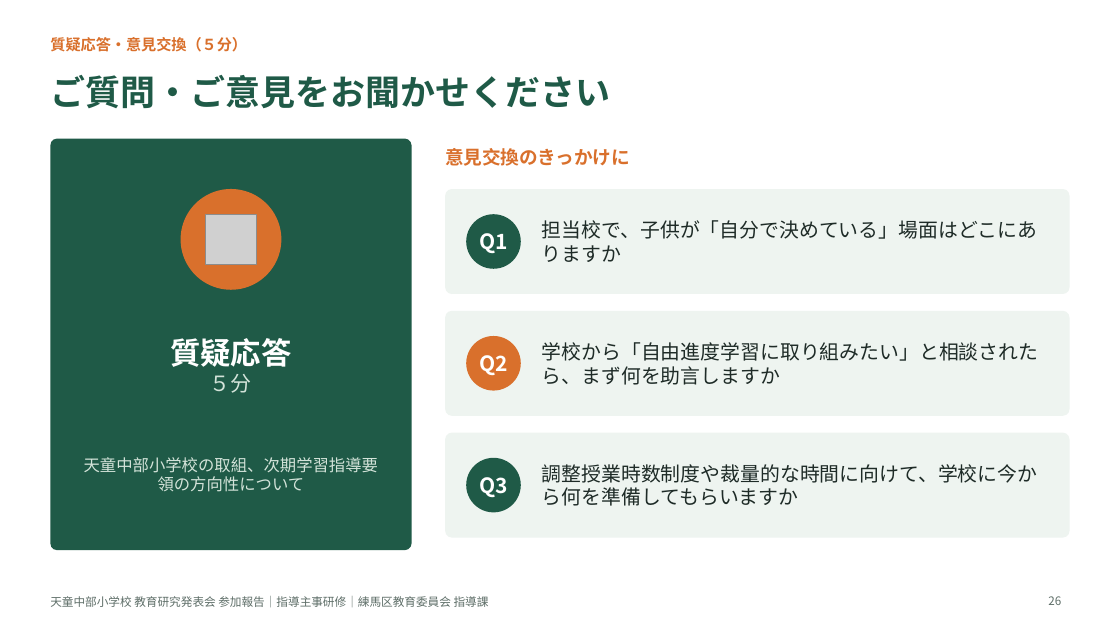
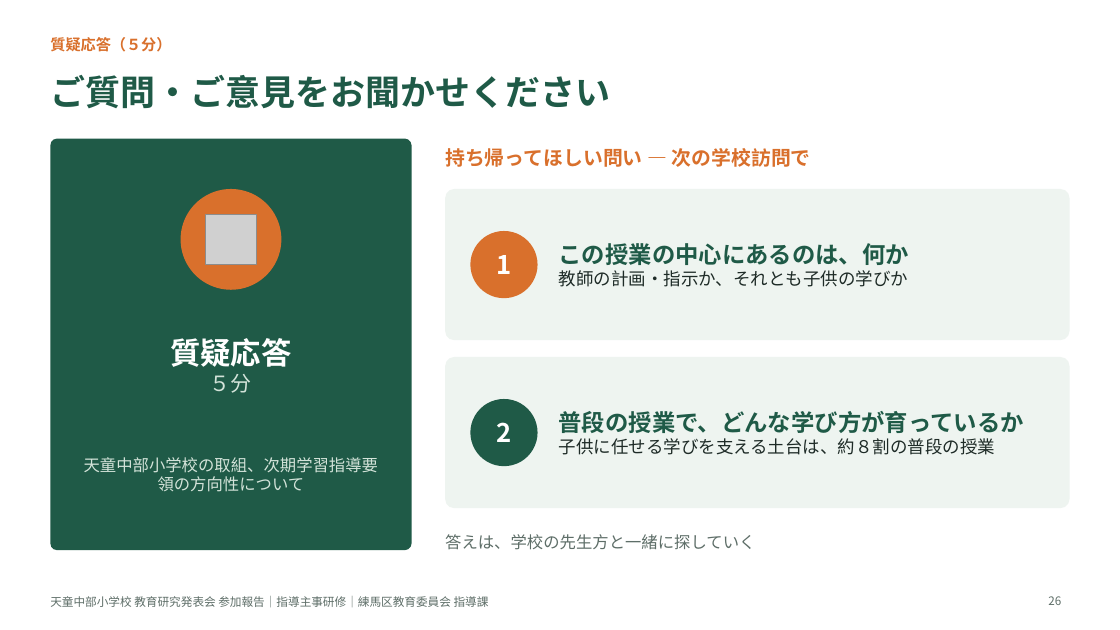
Before and after one commit to contynet730-star/con30, a slide deck: slide 26 of 天童中部小学校視察/081019_天童中部小学校_指導主事研修スライド_クイズ版.pptx. Drawn at 1120x630 pixels with LibreOffice and Linux fonts; fonts in the diff are those of the drawing; grey boxes stand for pictures. Boxes give left, top, right and bottom in pixels: in the first picture for what was removed or moved away, otherwise in the second. Text is boxed around its words. In the diff, an @@ line names an element or a change of style, - is before the commit and + after.

```diff
--- a/天童中部小学校視察/081019_天童中部小学校_指導主事研修スライド_クイズ版.pptx
+++ b/天童中部小学校視察/081019_天童中部小学校_指導主事研修スライド_クイズ版.pptx
@@ text at (50,37,171,52): text changed @@
-質疑応答・意見交換（５分）
+質疑応答（５分）
@@ text at (445,148,811,167): text changed; size 16 to 17 pt @@
-意見交換のきっかけに
+持ち帰ってほしい問い ― 次の学校訪問で
@@ rounded rectangle: place and size @@
-rounded rectangle at (445,189,1070,294)
+rounded rectangle at (445,189,1070,340)
@@ rounded rectangle at (445,189,1070,340): proportions changed @@
@@ ellipse removed at (466,214,521,269) @@
@@ ellipse added at (471,231,538,298), fill #D9702C, 22 pt, text #FFFFFF, bold @@
+1
@@ text removed at (479,233,508,254) @@
-Q1
@@ text removed at (542,220,1037,262) @@
-担当校で、子供が「自分で決めている」場面はどこにありますか
@@ text added at (559,243,910,287), 15 pt, text #1E2B27 @@
+この授業の中心にあるのは、何か
+教師の計画・指示か、それとも子供の学びか
@@ rounded rectangle removed at (445,311,1070,416) @@
@@ rounded rectangle at (445,357,1070,508): proportions changed @@
@@ rounded rectangle: place and size @@
-rounded rectangle at (445,433,1070,538)
+rounded rectangle at (445,357,1070,508)
@@ ellipse removed at (466,336,521,391) @@
@@ text removed at (479,355,508,375) @@
-Q2
@@ text removed at (542,342,1039,385) @@
-学校から「自由進度学習に取り組みたい」と相談されたら、まず何を助言しますか
@@ ellipse added at (471,399,538,466), fill #1F5A47, 22 pt, text #FFFFFF, bold @@
+2
@@ text added at (559,411,1024,455), 15 pt, text #1E2B27 @@
+普段の授業で、どんな学び方が育っているか
+子供に任せる学びを支える土台は、約８割の普段の授業
@@ ellipse removed at (466,458,521,513) @@
@@ text removed at (479,477,508,498) @@
-Q3
@@ text removed at (542,464,1038,506) @@
-調整授業時数制度や裁量的な時間に向けて、学校に今から何を準備してもらいますか
@@ text added at (445,534,755,550), 14 pt, text #5E6E68 @@
+答えは、学校の先生方と一緒に探していく
```
